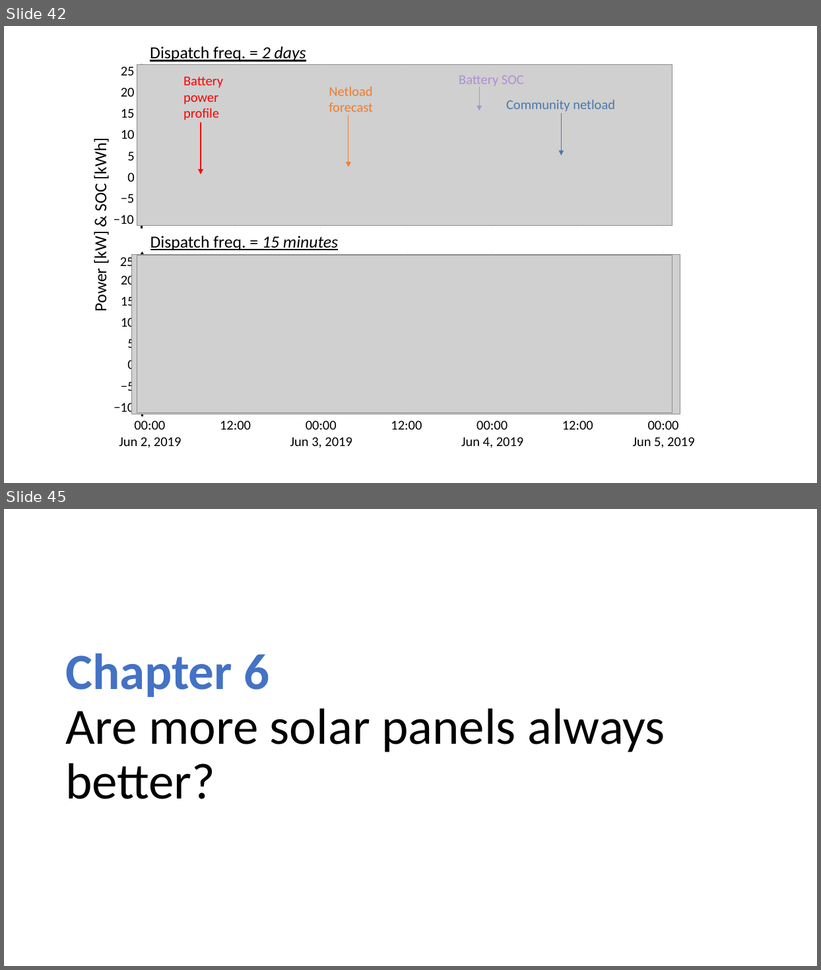
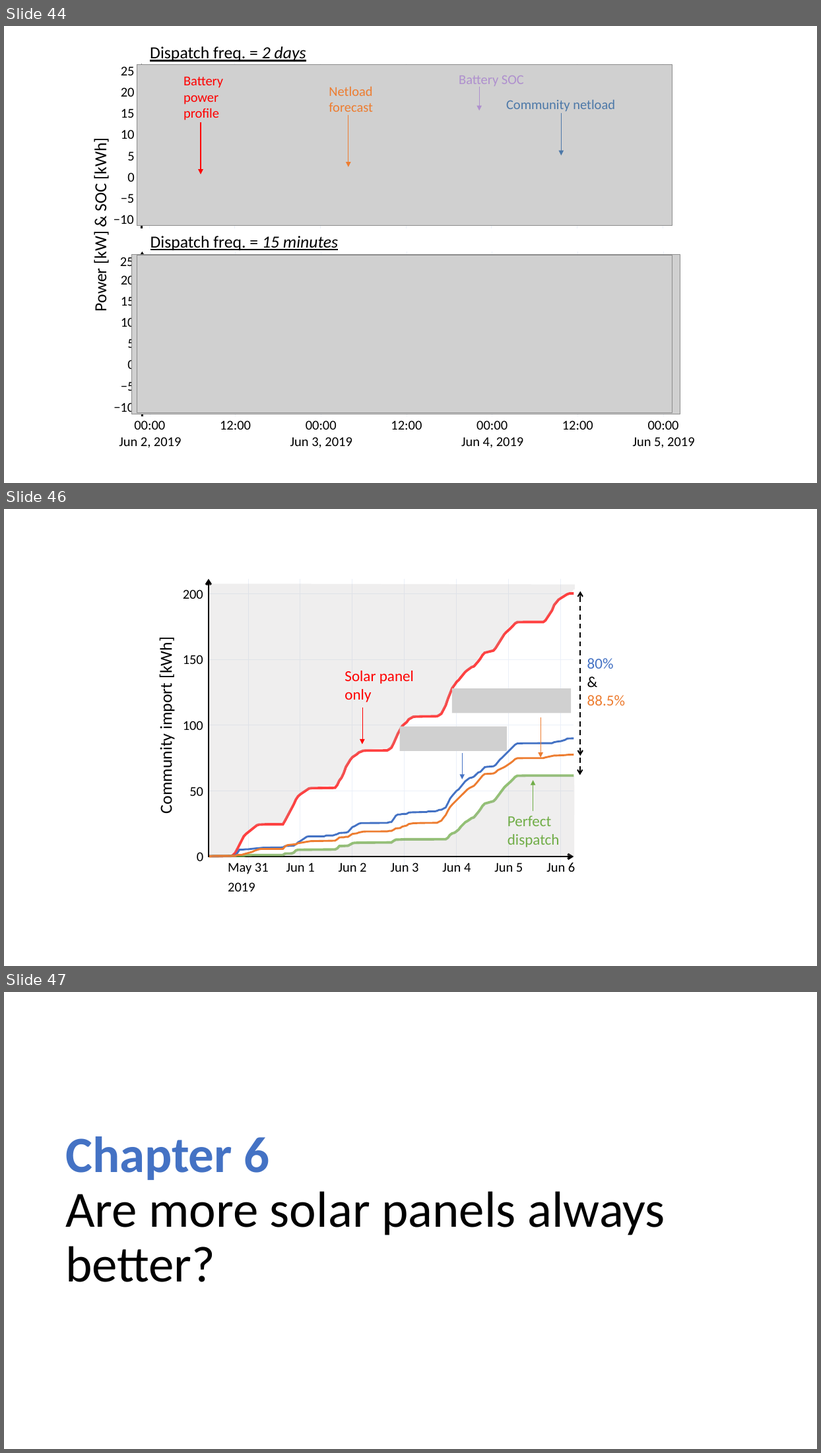
Before and after one commit to Jonathan56/supplementary_thesis, a slide deck: figures.pptx. Shown one above the other, each under a label of ours: slides 42 and 45 before the commit, slides 44, 46 and 47 after it; the slides between them are not shown. The pictures are 821x970 and 821x1453 pixels, drawn with LibreOffice and Linux fonts; fonts in the diff are those of the drawing; grey boxes stand for pictures. Boxes give left, top, right and bottom in pixels: in the first picture for what was removed or moved away, otherwise in the second. Text is boxed around its words. In the diff, an @@ line names an element or a change of style, - is before the commit and + after.

```diff
--- a/figures.pptx
+++ b/figures.pptx
@@ slide 46 added at box(4, 509, 817, 966), background #FFFFFF @@
@@ freeform shape added at box(156, 547, 157, 547), fill #000000 @@
@@ freeform shape added at box(209, 579, 211, 858), outline #000000 2.25 pt @@
@@ freeform shape added at box(209, 584, 576, 856), fill #AFABAB at 20% opacity @@
@@ group added at box(183, 590, 203, 861): 5 texts @@
+0
+50
+100
+150
+200
@@ group added at box(209, 579, 574, 871): 11 freeform shapes @@
@@ double arrow added from (580, 591) to (580, 756), #000000 1.5 pt dashed @@
@@ text added at box(156, 643, 176, 812), 20 pt, text #000000 @@
+Community import [kWh]
@@ text added at box(587, 658, 625, 706), 18 pt, text #ED7D31 @@
+80%
+&
+88.5%
@@ text added at box(345, 671, 414, 702), 18 pt, text #FF0000 @@
+Solar panel only
@@ picture added at box(452, 689, 572, 714) @@
@@ arrow added from (362, 708) to (362, 745), #FF0000 0.5 pt @@
@@ arrow added from (541, 718) to (541, 758), #ED7D31 0.5 pt @@
@@ picture added at box(400, 727, 507, 751) @@
@@ group added at box(209, 593, 574, 857): 4 freeform shapes @@
@@ arrow added from (462, 753) to (462, 780), #4472C4 0.5 pt @@
@@ arrow added from (580, 758) to (580, 776), #000000 1.5 pt dashed @@
@@ freeform shape added at box(240, 775, 575, 855), fill #AFABAB at 20% opacity @@
@@ arrow added from (533, 811) to (533, 780), #70AD47 0.5 pt @@
@@ text added at box(508, 816, 560, 848), 18 pt, text #70AD47 @@
+Perfect dispatch
@@ freeform shape added at box(209, 857, 574, 857), fill #000000, outline #000000 2.25 pt @@
@@ group added at box(228, 863, 575, 892): 8 texts @@
+May 31
+2019
+Jun 1
+Jun 2
+Jun 3
+Jun 4
+Jun 5
+Jun 6
@@ what was slide 42 is now slide 44 @@
@@ what was slide 45 is now slide 47 @@
```
Also in this commit, not shown: 2 slides changed, 3 other slides added, 12 other files.
